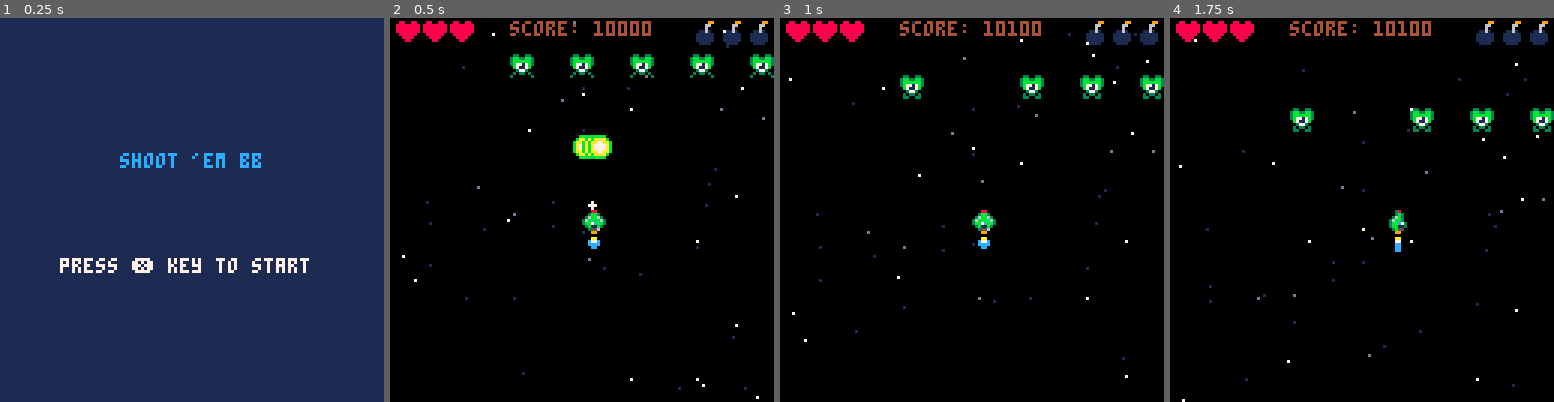
Above: before the commit, frames 1-4 (left to right).
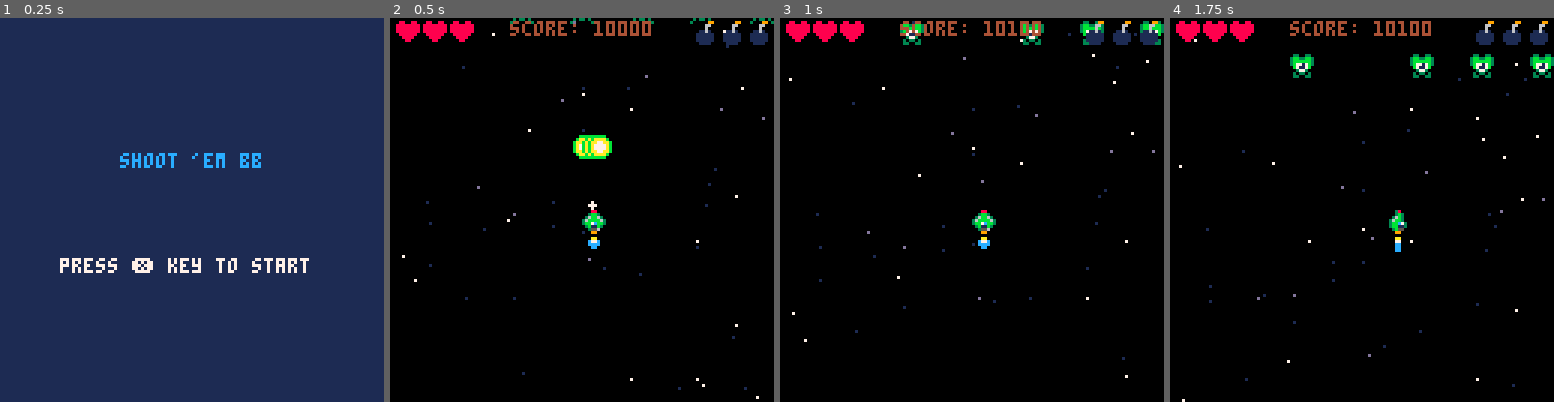
Above: after the commit, the same moments.

Repository: ata-o/shmup
Game: PICO-8 cartridge shmup.p8
Same seed, same stepped clock (60 frames per second), same inputs: the game is played once before the commit and once after it.
Inputs:
- Up to frame 1 (0.25 s): no input
- Up to frame 2 (0.5 s): tap X (X key) at 0.33 s
- Up to frame 3 (1 s): no input
- Up to frame 4 (1.75 s): tap X (X key) at 1.07 s; hold Right from 1.6 s (still down)

Frame 1 is identical in both runs. In frame 2, 1.5% of the frame differs, in the area x 31-100%, y 0-16%; in frame 3, 1.8%; in frame 4, 2.2%, in the area x 31-100%, y 9-30%.

Commit message:
add: invulnerability effect

Diff:
--- a/shmup.p8
+++ b/shmup.p8
@@ -22,6 +22,7 @@
 
 function _update()
 	if game.stage=="game" then
+		t+=1
 		update_game()
 	elseif game.stage=="start" then
 		update_start()
@@ -67,11 +68,21 @@
 	screen.low=0
 end
 
-function draw_ship()
+function draw_ship_sprites()
 	draw_object(ship)
 	spr(ship.flamespr,ship.x,ship.y+7)
 	if ship.muzzle >0 then
 		circfill(ship.x+3, ship.y-2, ship.muzzle, 7)
+	end
+end
+
+function draw_ship()
+	if ship.invulnerable > 0 then
+		if sin(t/4) < 0.5 then
+			draw_ship_sprites()
+		end
+	else
+		draw_ship_sprites()
 	end
 end
 
@@ -303,6 +314,8 @@
 	for bul in all(bullets) do
 		for enem in all(enemies) do
 			if collide(bul, enem) then
+				-- TODO: add explosion effect
+				-- TODO: add enemy death anim
 				sfx(3)
 				game.score += 100
 				del(bullets, bul)
@@ -399,6 +412,7 @@
 end
 
 function start_game()
+	t=0
  	game.stage="game"
 	game.life = game.maxlife
  	make_background()
@@ -411,22 +425,20 @@
 function init_enemies()
 	enemies = {}
 
+	 for i=1,5 do
+		spawn_enemy(20+(i*20))
+	 end
+
+
+end
+
+function spawn_enemy(x)
 	local myen={
-		x=60,
-		y=10,
+		x=x,
+		y=-8,
 		spr=21
 	}
-
-	 for i=1,5 do
-		local myen={
-			x=20+(i*20),
-			y=10,
-			spr=21
-		}
-		add(enemies, myen)
-	 end
-
-
+	add(enemies, myen)
 end
 
 function draw_enemies()
Not shown, changed: the sound effects (__sfx__) section of shmup.p8
